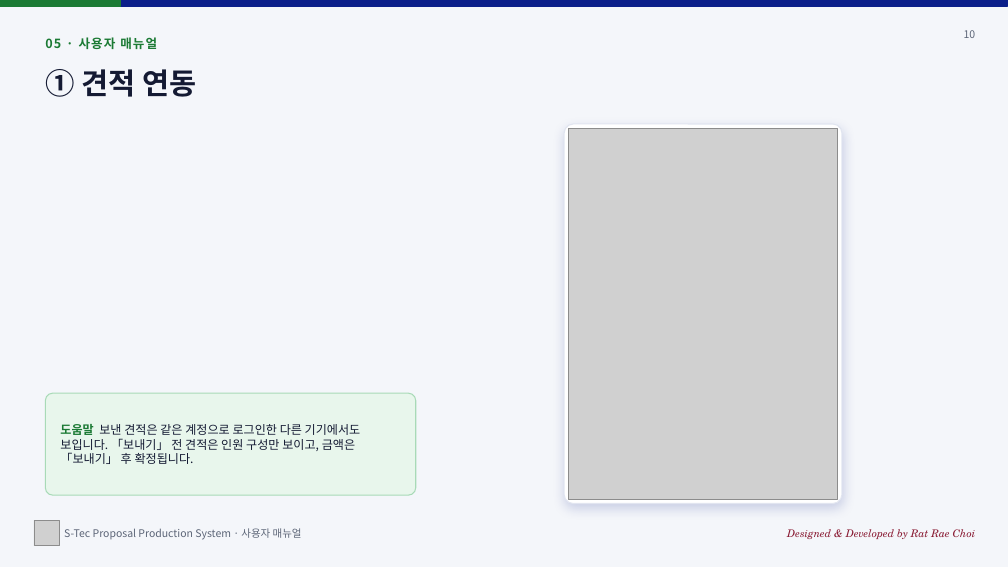
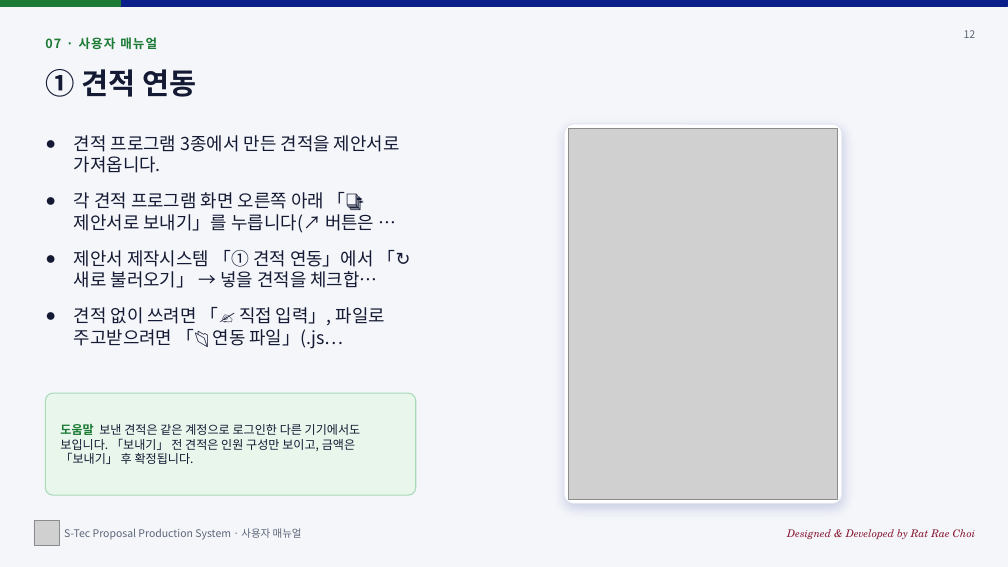
Before and after one commit to sadness500-boop/S-Tec-Proposal-Production-System, a slide deck: slide 12 of docs/S-Tec-Proposal-Production-System_사용자매뉴얼_v2.1.1.pptx (slide 10 before the commit). Drawn at 1008x567 pixels with LibreOffice and Linux fonts; fonts in the diff are those of the drawing; grey boxes stand for pictures. Boxes give left, top, right and bottom in pixels: in the first picture for what was removed or moved away, otherwise in the second. Text is boxed around its words. In the diff, an @@ line names an element or a change of style, - is before the commit and + after.

```diff
--- a/docs/S-Tec-Proposal-Production-System_사용자매뉴얼_v2.1.1.pptx
+++ b/docs/S-Tec-Proposal-Production-System_사용자매뉴얼_v2.1.1.pptx
@@ text at (45, 37, 157, 49): text changed @@
-05 · 사용자 매뉴얼
+07 · 사용자 매뉴얼
@@ text at (964, 30, 976, 38): text changed @@
-10
+12
@@ text added at (74, 135, 400, 349), 17 pt, text #141A33 @@
+● 견적 프로그램 3종에서 만든 견적을 제안서로 가져옵니다.
+● 각 견적 프로그램 화면 오른쪽 아래 「📑 제안서로 보내기」를 누릅니다(↗ 버튼은 …
+● 제안서 제작시스템 「① 견적 연동」에서 「↻ 새로 불러오기」 → 넣을 견적을 체크합…
+● 견적 없이 쓰려면 「✍ 직접 입력」, 파일로 주고받으려면 「📂 연동 파일」(.js…
```
Also in this commit, not shown: 20 other slides changed, 2 slides added, 19 other files.
